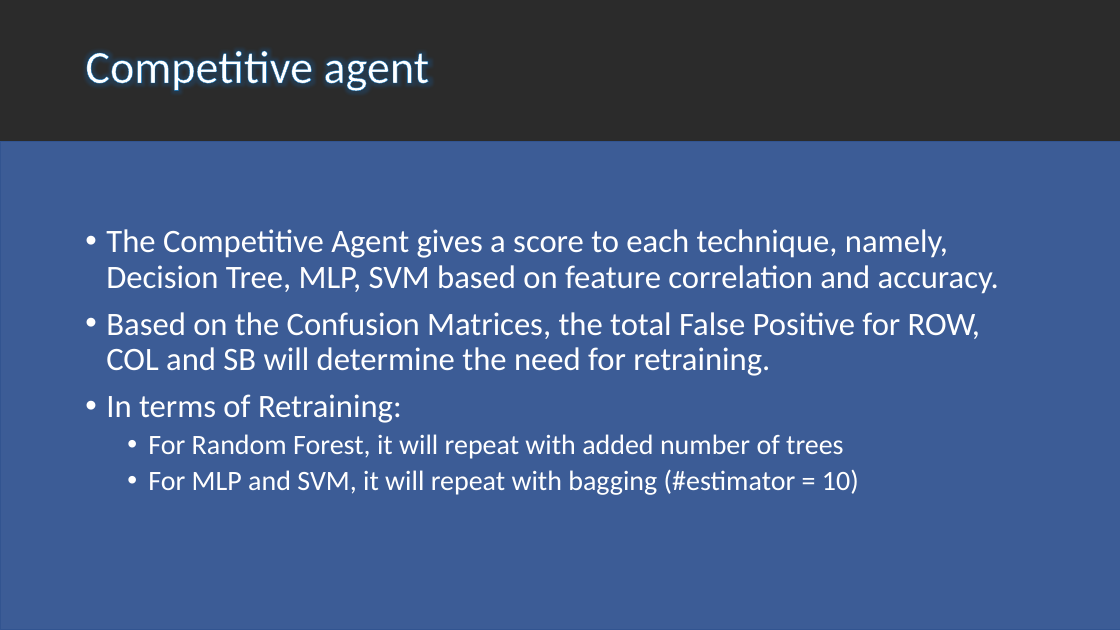
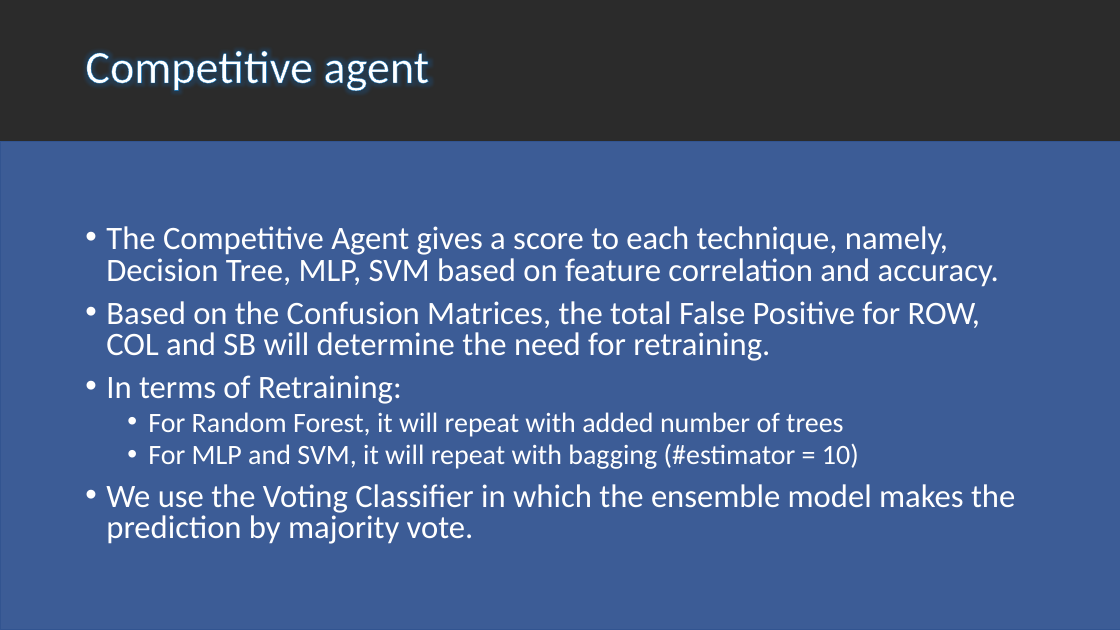
Before and after one commit to optimusium/PSUPR, a slide deck: slide 13 of Troubleshooting Chip Failures with Hybrid Classification System_with MLP and SVM slides added.pptx. Drawn at 1120x630 pixels with LibreOffice and Linux fonts; fonts in the diff are those of the drawing; background and template pictures are left out; a plain dark background stands for a picture behind light text. Boxes give left, top, right and bottom in pixels: in the first picture for what was removed or moved away, otherwise in the second. Text is boxed around its words. In the diff, an @@ line names an element or a change of style, - is before the commit and + after.

```diff
--- a/Troubleshooting Chip Failures with Hybrid Classification System_with MLP and SVM slides added.pptx
+++ b/Troubleshooting Chip Failures with Hybrid Classification System_with MLP and SVM slides added.pptx
@@ text at [106,226,999,469]: line spacing 0.9 to 0.8 @@
@@ text at [106,484,1015,544]: paragraph added @@
+• We use the Voting Classifier in which the ensemble model makes the prediction by majority vote.
```
Also in this commit, not shown: 1 slide added, 1 slide removed.
